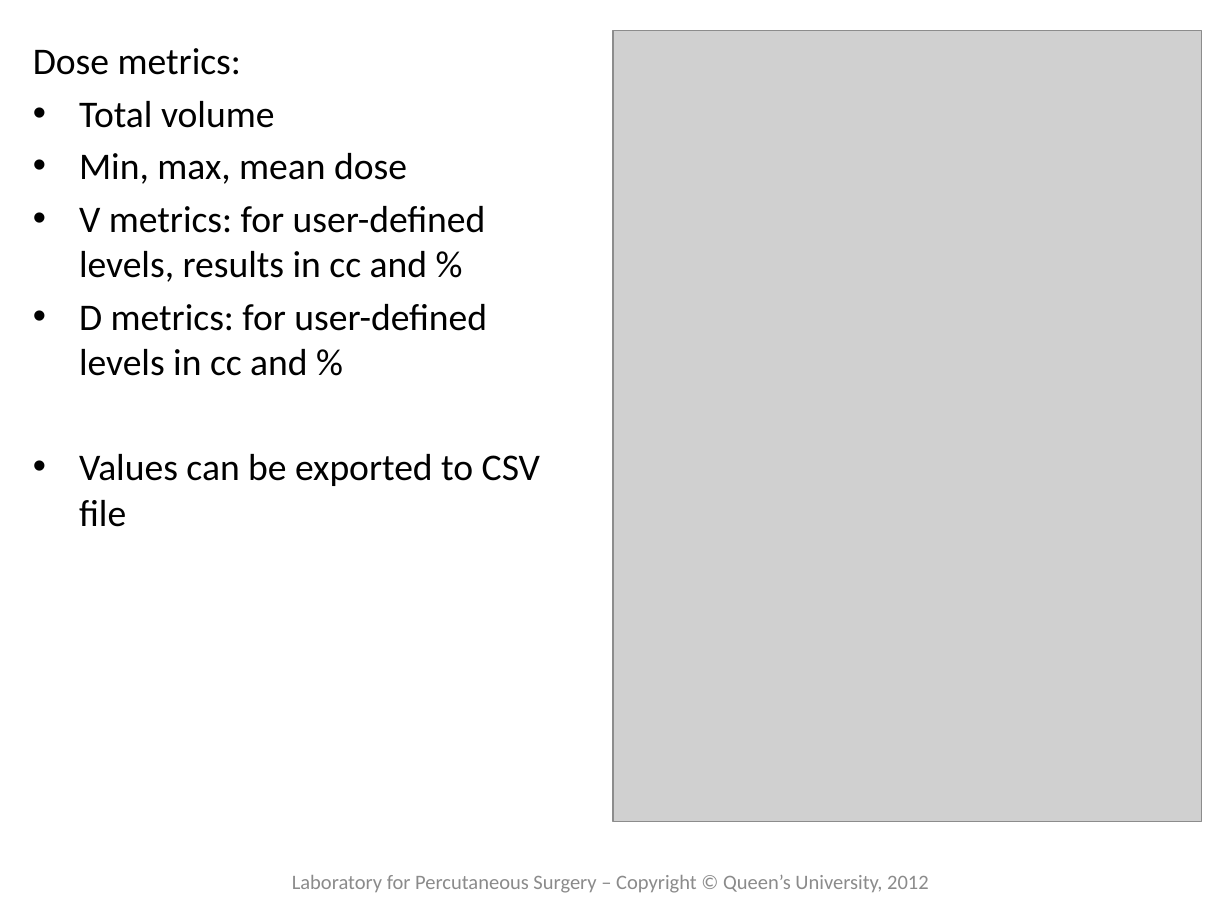
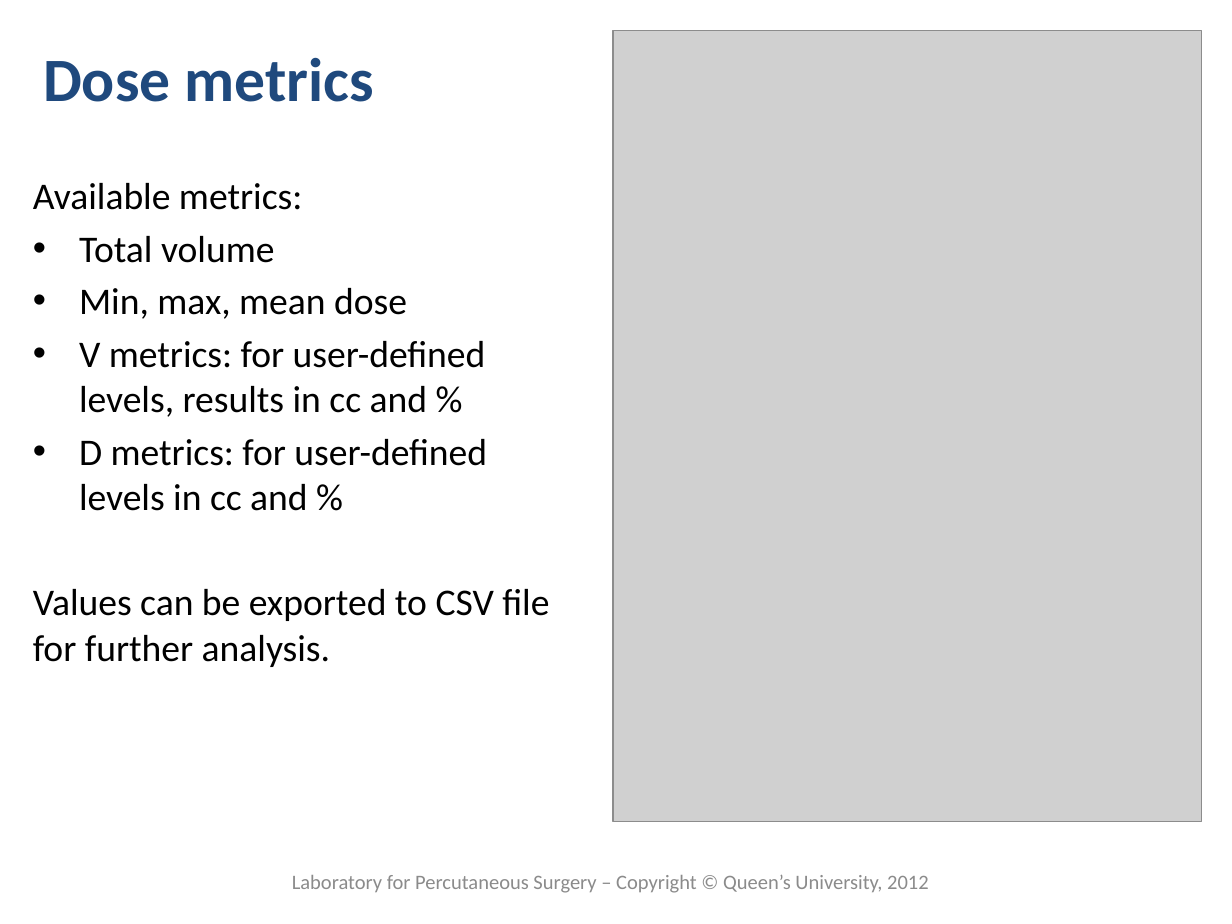
Before and after one commit to SlicerRt/SlicerRtDoc, a slide deck: slide 9 of overview/SlicerRtOverview.pptx (slide 10 before the commit). Drawn at 1232x924 pixels with LibreOffice and Linux fonts; fonts in the diff are those of the drawing; grey boxes stand for pictures; background and template pictures are left out. Boxes give left, top, right and bottom in pixels: in the first picture for what was removed or moved away, otherwise in the second. Text is boxed around its words. In the diff, an @@ line names an element or a change of style, - is before the commit and + after.

```diff
--- a/overview/SlicerRtOverview.pptx
+++ b/overview/SlicerRtOverview.pptx
@@ title added at [43,57,373,102], 36 pt, text #1F497D, bold @@
+Dose metrics
@@ text "Available metrics:": place and size @@
-text "Available metrics:" at [33,48,540,527]
+text "Available metrics:" at [33,183,549,667]
@@ text at [33,183,302,210]: text changed @@
-Dose metrics:
+Available metrics:
@@ text at [33,589,549,667]: text changed @@
-• Values can be exported to CSV file
+Values can be exported to CSV file for further analysis.
```
Also in this commit, not shown: 4 other slides changed, 3 slides added.
